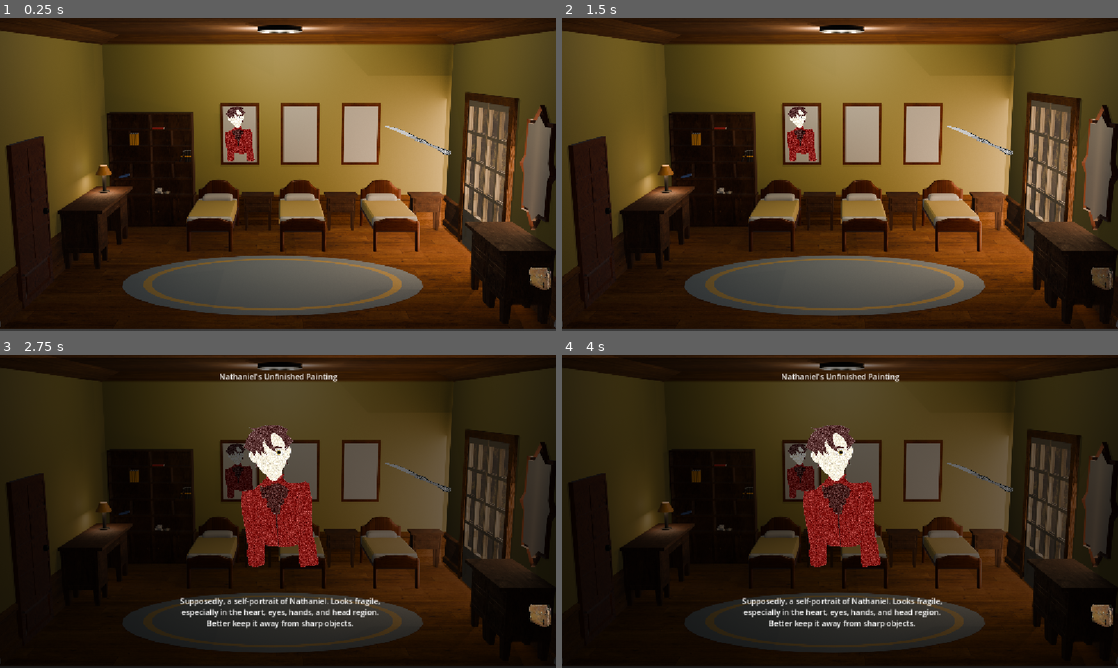
Above: before the commit, frames 1-4 (two rows, left to right).
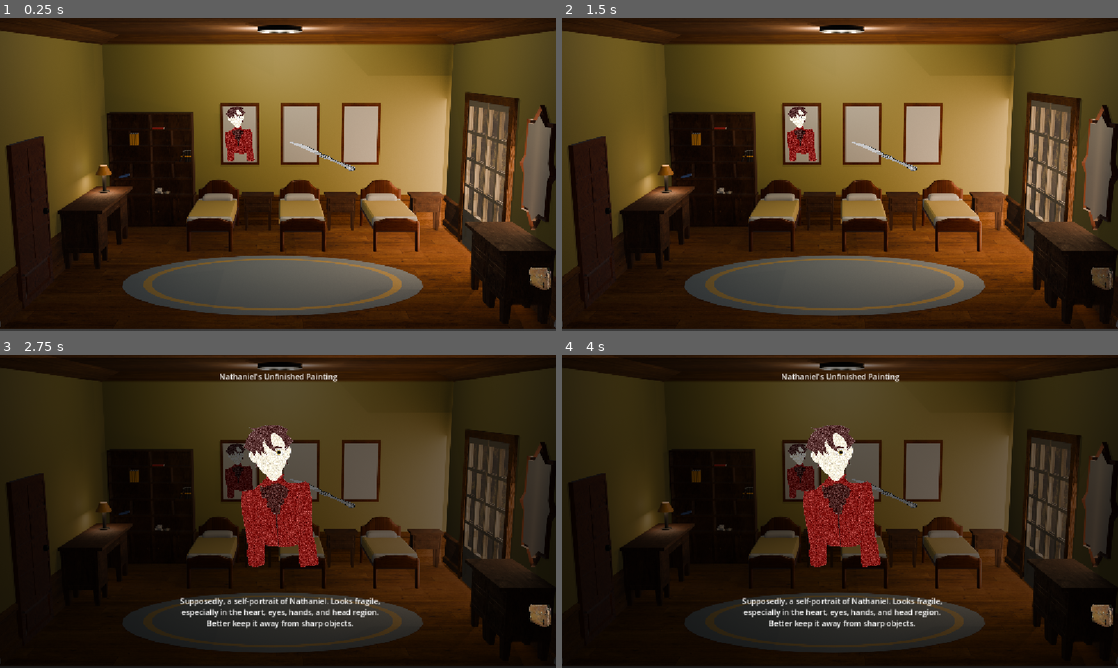
Above: after the commit, the same moments.

Repository: jegeiii/kafcult-co.-s-GIMJAM
Game: Godot game, scene res://scenes/ACT2.tscn
The game is run twice, just before and just after one commit, with the same random seed, the same clock (stepped at 60 frames per second) and the same inputs. This scene is started directly instead of the project's main scene. Sound files missing from this copy of the repository are replaced by a short silence.
Inputs (mouse positions are in pixels of both pictures, inside the frame that each line leads up to):
- Up to frame 1 (0.25 s): no input
- Up to frame 2 (1.5 s): click "<" at 0.5 s; click ">" at 1.25 s
- Up to frame 3 (2.75 s): click (239, 470) at 2 s
- Up to frame 4 (4 s): click "nathaniels_painting" at 2.75 s; click (840, 498) at 3.5 s

The runs differ from the first frame. In frame 1, 0.3% of the frame differs, in the area x 52-82%, y 34-49%; in frame 2, 0.3%; in frame 3, 0.2%; in frame 4, 0.2%.

Commit message:
feat: assets, dialogues, painting puzzle

Diff:
--- /dev/null
+++ b/dialogues/rip_eyes.json
@@ -0,0 +1,31 @@
+{
+  "characters": [
+    "Narrator"
+  ],
+  "events": [
+	{
+	  "name": "LoadText",
+	  "speaker": "Narrator",
+	  "segments": [
+		{
+		  "text": "Your empty eyes gleam with ambition, yet submissive to order like ",
+		  "pacing": 0.1,
+		  "style": "narration",
+		  "pause_after": 0.3
+		},
+		{
+		  "text": "a puppet on stage",
+		  "pacing": 0.1,
+		  "style": "emphasis",
+		  "pause_after": 0.3
+		},
+		{
+		  "text": ".",
+		  "pacing": 0.1,
+		  "style": "narration",
+		  "pause_after": 0.3
+		},
+	  ]
+	}
+  ]
+}
--- /dev/null
+++ b/dialogues/rip_hands.json
@@ -0,0 +1,31 @@
+{
+  "characters": [
+    "Narrator"
+  ],
+  "events": [
+	{
+	  "name": "LoadText",
+	  "speaker": "Narrator",
+	  "segments": [
+		{
+		  "text": "You're brilliant, yet you're blind to realize that your hands are bound. ",
+		  "pacing": 0.1,
+		  "style": "narration",
+		  "pause_after": 0.3
+		},
+		{
+		  "text": "Or you never fight it? ",
+		  "pacing": 0.1,
+		  "style": "emphasis",
+		  "pause_after": 0.3
+		},
+		{
+		  "text": "Keep moving as the director commands.",
+		  "pacing": 0.1,
+		  "style": "narration",
+		  "pause_after": 0.3
+		},
+	  ]
+	}
+  ]
+}
--- /dev/null
+++ b/dialogues/rip_head.json
@@ -0,0 +1,25 @@
+{
+  "characters": [
+    "Narrator"
+  ],
+  "events": [
+	{
+	  "name": "LoadText",
+	  "speaker": "Narrator",
+	  "segments": [
+		{
+		  "text": "Keep your head high above the sky, then. ",
+		  "pacing": 0.1,
+		  "style": "narration",
+		  "pause_after": 0.3
+		},
+		{
+		  "text": "Until the fire in your heart climb its way up to burn each tip of your hair.",
+		  "pacing": 0.1,
+		  "style": "narration",
+		  "pause_after": 0.3
+		},
+	  ]
+	}
+  ]
+}
--- /dev/null
+++ b/dialogues/rip_heart.json
@@ -0,0 +1,31 @@
+{
+  "characters": [
+    "Narrator"
+  ],
+  "events": [
+	{
+	  "name": "LoadText",
+	  "speaker": "Narrator",
+	  "segments": [
+		{
+		  "text": "Nathaniel, your heart is one of ",
+		  "pacing": 0.1,
+		  "style": "narration",
+		  "pause_after": 0.3
+		},
+		{
+		  "text": "blazing fire of pride",
+		  "pacing": 0.1,
+		  "style": "emphasis",
+		  "pause_after": 0.3
+		},
+		{
+		  "text": ", continue swallowing anyone beneath you.",
+		  "pacing": 0.1,
+		  "style": "narration",
+		  "pause_after": 0.3
+		},
+	  ]
+	}
+  ]
+}
--- a/item.json
+++ b/item.json
@@ -131,4 +131,11 @@
 			"description": "Supposedly, a self-portrait of Nathaniel. Looks fragile, especially in the heart, eyes, hands, and head region. Better keep it away from sharp objects.",
 			"texture_path": "res://graphics/nathaniels_painting.png"
 		},
+	"blood":
+		{
+			"name": "Blood in a Vial",
+			"count": 0,
+			"description": "",
+			"texture_path": "res://graphics/blood.png"
+		},
 }
--- a/scenes/ACT2.tscn
+++ b/scenes/ACT2.tscn
@@ -29,6 +29,7 @@
 [ext_resource type="Texture2D" uid="uid://xv1keyuf4l66" path="res://graphics/poem.png" id="18_rpow8"]
 [ext_resource type="Texture2D" uid="uid://6rexed1eogdi" path="res://graphics/necklace.png" id="20_73isr"]
 [ext_resource type="Texture2D" uid="uid://qyk68lj2mrqr" path="res://graphics/nathaniels_painting.png" id="29_g56mk"]
+[ext_resource type="Texture2D" uid="uid://cwflb4215bwp0" path="res://graphics/blood.png" id="30_t0ok8"]
 
 [sub_resource type="GDScript" id="GDScript_pd338"]
 script/source = "extends TextureButton
@@ -48,7 +49,7 @@
 script = ExtResource("1_udt4n")
 
 [node name="CanvasLayer" type="CanvasLayer" parent="." unique_id=457309828]
-layer = 11
+layer = 20
 
 [node name="CharacterContainer" parent="CanvasLayer" unique_id=57957316 instance=ExtResource("7_sil4y")]
 visible = false
@@ -405,14 +406,38 @@
 
 [node name="knife" parent="distorted_kids_room" unique_id=511602231 instance=ExtResource("4_qt1qe")]
 layout_mode = 0
-offset_left = 1316.7086
-offset_top = 341.48517
-offset_right = 1598.3955
-offset_bottom = 654.8636
+offset_left = 986.698
+offset_top = 396.45593
+offset_right = 1268.3848
+offset_bottom = 709.83435
 scale = Vector2(1, 0.5)
 texture_normal = ExtResource("7_kybp6")
 item_id = "knife"
 usable = true
+
+[node name="blood" parent="distorted_kids_room" unique_id=1698083197 instance=ExtResource("4_qt1qe")]
+layout_mode = 0
+offset_left = 1986.7299
+offset_top = 556.371
+offset_right = 2076.7305
+offset_bottom = 651.32056
+texture_normal = ExtResource("30_t0ok8")
+item_id = "blood"
+usable = true
+
+[node name="door" type="TextureButton" parent="distorted_kids_room" unique_id=1959651881]
+visible = false
+layout_mode = 0
+offset_left = 798.35876
+offset_top = 446.42938
+offset_right = 1157.3589
+offset_bottom = 735.4294
+texture_normal = ExtResource("5_3nniy")
+ignore_texture_size = true
+stretch_mode = 5
+script = ExtResource("10_v5o21")
+
+[node name="dimmer" parent="distorted_kids_room/door" unique_id=1123873838 instance=ExtResource("3_qt1qe")]
 
 [node name="flashback_4" type="TextureRect" parent="." unique_id=582889705]
 visible = false
@@ -438,3 +463,4 @@
 [connection signal="pressed" from="basement/dog" to="." method="_on_give_dog_food_and_water"]
 [connection signal="pressed" from="basement/door" to="." method="basement_done"]
 [connection signal="pressed" from="parent\'s_bedroom/door" to="." method="parents_bedroom_done"]
+[connection signal="pressed" from="distorted_kids_room/door" to="." method="transition"]
--- a/scenes/act_2.gd
+++ b/scenes/act_2.gd
@@ -10,6 +10,7 @@
 	DialogueManager.change_background.connect(change_background)
 	get_node("/root/InventoryUi/item_inspect/item_closeup/pw").correct.connect(_on_pw_correct)
 	get_node("/root/InventoryUi/item_inspect/item_closeup/pw").incorrect.connect(_on_pw_incorrect)
+	get_node("/root/InventoryUi/item_inspect/item_closeup/np").dismembered.connect(_on_dismembered)
 	await get_tree().create_timer(1).timeout
 	#DialogueManager.initiate_dialogue("res://dialogues/act_2_part_1.json")
 	#DialogueManager.initiate_dialogue("res://dialogues/flashback_2.json")
@@ -271,3 +272,16 @@
 	InventoryUi.fade_in(1)
 	await get_tree().create_timer(1).timeout
 	DialogueManager.initiate_dialogue("res://dialogues/act_2_part_14_afterFB.json")
+
+func _on_dismembered():
+	$distorted_kids_room/nathaniels_painting.texture_normal = load("res://graphics/nathaniels_painting_body.png")
+	DialogueManager.initiate_dialogue("res://dialogues/act_2_part_15.json")
+	DialogueManager.dialogue_end.connect(distorted_kids_room_done)
+
+func distorted_kids_room_done():
+	print("dismembered")
+	DialogueManager.dialogue_end.disconnect(distorted_kids_room_done)
+	InventoryUi.add_item($distorted_kids_room/blood, $distorted_kids_room/blood.item_id)
+	transition_to = "office"
+	starting_dialogue_path = "res://dialogues/act_2_part_16.json"
+	$distorted_kids_room/door.visible = true
--- a/scenes/inventory_ui.tscn
+++ b/scenes/inventory_ui.tscn
@@ -286,6 +286,10 @@
 stretch_mode = 5
 script = ExtResource("3_eifbp")
 
+[node name="dimmer" parent="item_inspect/item_closeup/np/heart" unique_id=539163999 instance=ExtResource("3_mdwe3")]
+condition = "knife"
+is_conditional = true
+
 [node name="eyes" type="TextureButton" parent="item_inspect/item_closeup/np" unique_id=998264937]
 layout_mode = 0
 offset_left = 544.0
@@ -297,6 +301,10 @@
 stretch_mode = 5
 script = ExtResource("3_eifbp")
 
+[node name="dimmer" parent="item_inspect/item_closeup/np/eyes" unique_id=318335853 instance=ExtResource("3_mdwe3")]
+condition = "knife"
+is_conditional = true
+
 [node name="handL" type="TextureButton" parent="item_inspect/item_closeup/np" unique_id=746983358]
 layout_mode = 0
 offset_left = 588.0
@@ -308,6 +316,10 @@
 stretch_mode = 5
 script = ExtResource("3_eifbp")
 
+[node name="dimmer" parent="item_inspect/item_closeup/np/handL" unique_id=2117407678 instance=ExtResource("3_mdwe3")]
+condition = "knife"
+is_conditional = true
+
 [node name="handR" type="TextureButton" parent="item_inspect/item_closeup/np" unique_id=964359104]
 layout_mode = 0
 offset_left = 472.0
@@ -319,6 +331,10 @@
 stretch_mode = 5
 script = ExtResource("3_eifbp")
 
+[node name="dimmer" parent="item_inspect/item_closeup/np/handR" unique_id=730989026 instance=ExtResource("3_mdwe3")]
+condition = "knife"
+is_conditional = true
+
 [node name="head" type="TextureButton" parent="item_inspect/item_closeup/np" unique_id=79966156]
 layout_mode = 0
 offset_left = 499.0
@@ -329,6 +345,10 @@
 ignore_texture_size = true
 stretch_mode = 5
 script = ExtResource("3_eifbp")
+
+[node name="dimmer" parent="item_inspect/item_closeup/np/head" unique_id=1465179179 instance=ExtResource("3_mdwe3")]
+condition = "knife"
+is_conditional = true
 
 [node name="body" type="TextureButton" parent="item_inspect/item_closeup/np" unique_id=791447395]
 layout_mode = 0
@@ -351,3 +371,8 @@
 [connection signal="pressed" from="item_inspect/item_closeup/pw/queen" to="item_inspect/item_closeup/pw" method="_on_queen_pressed"]
 [connection signal="pressed" from="item_inspect/item_closeup/pw/flower" to="item_inspect/item_closeup/pw" method="_on_flower_pressed"]
 [connection signal="pressed" from="item_inspect/item_closeup/pw/cross" to="item_inspect/item_closeup/pw" method="_on_cross_pressed"]
+[connection signal="pressed" from="item_inspect/item_closeup/np/heart" to="item_inspect/item_closeup/np" method="_on_heart_pressed"]
+[connection signal="pressed" from="item_inspect/item_closeup/np/eyes" to="item_inspect/item_closeup/np" method="_on_eyes_pressed"]
+[connection signal="pressed" from="item_inspect/item_closeup/np/handL" to="item_inspect/item_closeup/np" method="_on_hand_l_pressed"]
+[connection signal="pressed" from="item_inspect/item_closeup/np/handR" to="item_inspect/item_closeup/np" method="_on_hand_r_pressed"]
+[connection signal="pressed" from="item_inspect/item_closeup/np/head" to="item_inspect/item_closeup/np" method="_on_head_pressed"]
--- a/scripts/dialogue_manager.gd
+++ b/scripts/dialogue_manager.gd
@@ -148,6 +148,7 @@
 	dialogue_next()
 
 func finish_dialogue() -> void:
+	print("finish_dialogue()")
 	if flashback_ongoing:
 		# Return to previous state
 		current_dialogue_events = previous_dialogue_events
--- a/scripts/dialogue_ui.gd
+++ b/scripts/dialogue_ui.gd
@@ -59,6 +59,7 @@
 func _process(delta: float) -> void:
 	if Input.is_action_just_pressed("continue_dialogue") and DialogueManager.dialogue_ongoing and !DialogueManager.flashback_transition:
 		if is_typing:
+			print("skip")
 			skip_typing()
 		else:
 			DialogueManager.dialogue_next()
--- a/scripts/dimmer.gd
+++ b/scripts/dimmer.gd
@@ -3,6 +3,8 @@
 @export var hover_tint: Color = Color(0.85, 0.85, 0.85, 1.0)
 @export var pressed_tint: Color = Color(0.65, 0.65, 0.65, 1.0)
 @onready var parent_button: TextureButton = get_parent()
+@export var condition: String = "none"
+@export var is_conditional: bool = false
 
 func _ready():
 	parent_button.mouse_entered.connect(_on_clickables_mouse_entered)
@@ -10,10 +12,22 @@
 	parent_button.button_down.connect(_on_clickables_button_down)
 
 func _on_clickables_mouse_entered() -> void:
-	parent_button.self_modulate = hover_tint
+	if is_conditional:
+		if condition == InventoryUi.using_item:
+			parent_button.self_modulate = hover_tint
+	else:
+		parent_button.self_modulate = hover_tint
 
 func _on_clickables_mouse_exited() -> void:
-	parent_button.self_modulate = Color.WHITE
+	if is_conditional:
+		if condition == InventoryUi.using_item:
+			parent_button.self_modulate = Color.WHITE
+	else:
+		parent_button.self_modulate = Color.WHITE
 
 func _on_clickables_button_down() -> void:
-	parent_button.self_modulate = pressed_tint
+	if is_conditional:
+		if condition == InventoryUi.using_item:
+			parent_button.self_modulate = pressed_tint
+	else:
+		parent_button.self_modulate = pressed_tint
--- a/scripts/inventory_manager.gd
+++ b/scripts/inventory_manager.gd
@@ -7,9 +7,14 @@
 #var inspect_depth: int = 0;
 signal fade_black_pressed
 signal written_paper_clicked
+var dialogue_ongoing: bool = false
+
+func _input(event: InputEvent) -> void:
+	if event.is_action_pressed("continue_dialogue"): # Replace with your action name
+		print("Spacebar detected! Focused node: ", get_viewport().gui_get_focus_owner())
 
 func _process(delta):
-	if Input.is_action_just_pressed("close_inspect"):
+	if Input.is_action_just_pressed("close_inspect") and !dialogue_ongoing:
 		close_inspect()
 	if Input.is_action_just_pressed("RMB"):
 		$CanvasLayer/tip.visible = false
@@ -122,6 +127,8 @@
 	$CanvasLayer/notification/RichTextLabel.visible = false
 
 func InventoryInspect(item_id: String, usable: bool):
+	if $item_inspect/item_closeup/np.visible:
+		$item_inspect/item_closeup/np.visible = false
 	print("a")
 	$fade_black/a.transparent()
 	$fade_black/a.mouse_filter = Control.MOUSE_FILTER_STOP
@@ -168,6 +175,14 @@
 	#print(inventory)
 	print(inventory_ui["a"]["name"])
 	print(inventory_ui["b"]["description"])
+	DialogueManager.dialogue_end.connect(_on_dialogue_end)
+	DialogueManager.dialogue_start.connect(_on_dialogue_start)
+
+func _on_dialogue_end():
+	dialogue_ongoing = false
+
+func _on_dialogue_start():
+	dialogue_ongoing= true
 
 #func save():
 	#var file = FileAccess.open("res://items.json", FileAccess.WRITE)
--- a/scripts/np.gd
+++ b/scripts/np.gd
@@ -1,11 +1,51 @@
 extends Control
 
+var count: int = 0
+var hands_count: int = 0
+signal dismembered()
 
-# Called when the node enters the scene tree for the first time.
-func _ready() -> void:
-	pass # Replace with function body.
+func check_member():
+	DialogueManager.dialogue_end.disconnect(check_member)
+	if count >= 5:
+		dismembered.emit()
+		InventoryUi.close_inspect()
+		visible = false
 
+func check_hands():
+	if hands_count == 2:
+		count += 2
+		DialogueManager.dialogue_end.connect(check_member)
+		DialogueManager.initiate_dialogue("res://dialogues/rip_hands.json")
 
-# Called every frame. 'delta' is the elapsed time since the previous frame.
-func _process(delta: float) -> void:
-	pass
+func _on_heart_pressed() -> void:
+	if InventoryUi.using_item == "knife":
+		DialogueManager.dialogue_end.connect(check_member)
+		DialogueManager.initiate_dialogue("res://dialogues/rip_heart.json")
+		count += 1
+		$heart.visible = false
+
+func _on_eyes_pressed() -> void:
+	if InventoryUi.using_item == "knife":
+		DialogueManager.dialogue_end.connect(check_member)
+		DialogueManager.initiate_dialogue("res://dialogues/rip_eyes.json")
+		count += 1
+		$eyes.visible = false
+
+func _on_hand_l_pressed() -> void:
+	if InventoryUi.using_item == "knife":
+		hands_count += 1
+		check_hands()
+		$handL.visible = false
+
+func _on_hand_r_pressed() -> void:
+	if InventoryUi.using_item == "knife":
+		hands_count += 1
+		check_hands()
+		$handR.visible = false
+
+func _on_head_pressed() -> void:
+	if InventoryUi.using_item == "knife":
+		DialogueManager.dialogue_end.connect(check_member)
+		DialogueManager.initiate_dialogue("res://dialogues/rip_head.json")
+		count += 1
+		$head.visible = false
--- a/scripts/pw.gd
+++ b/scripts/pw.gd
@@ -6,7 +6,7 @@
 signal incorrect
 
 func guess_pw():
-	if guess_order.size() == 6:
+	if guess_order.size() >= 6:
 		if guess_order == correct_order:
 			correct.emit()
 			print("correct")
